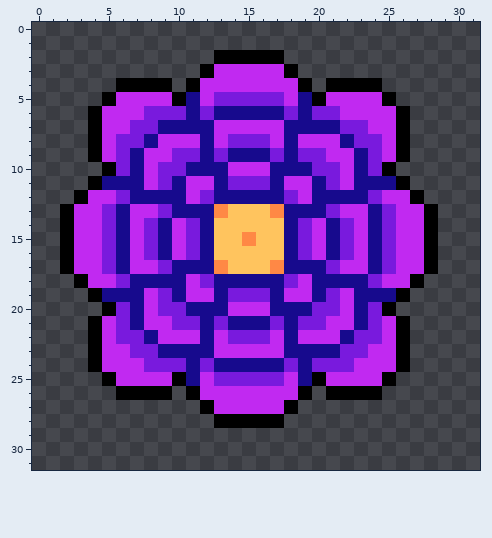
Two states of a pixel-art sprite, public/images/flower1purple.png. Above: the version before the commit.
The file is 32x32 pixels.
Now the later version:
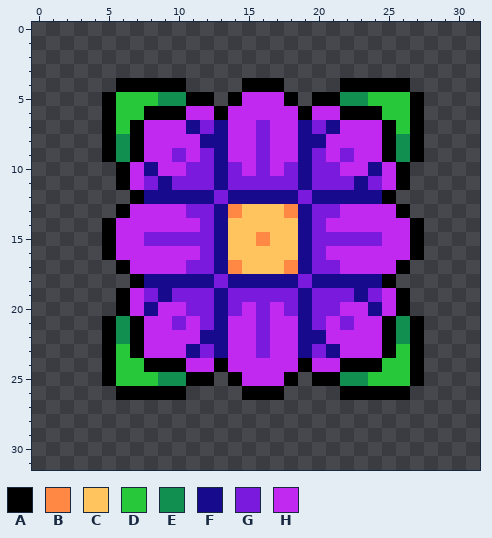
Palette (. is transparent): A #000000  B #ff8845  C #ffc45e  D #27c93a  E #118f51  F #170a8d  G #791add  H #c129f1
Edits made:
Changed rows in their new state; - is an unchanged pixel.
first column x 2:
 2 -----------.....-----------
 3 ----------.......----------
 4 --------A....AAA..-.---AA--
 5 ----DDDEEAA.AHHHA.-AEEDDDA-
 6 --.ADDAAAHHAHHHHHAHHAAADDA-
 7 --.ADAHHH-GF--G-H-G-HH-ADA-
 8 --.AEAH----FHH--HFF-HHHAEA-
 9 --.AEA---HGFHHGHHF--GHHAEA-
10 ---.AHFHHGG-G-GHG----HFHA--
11 --..AHGFGGG----GGFG-G-GH---
12 -....A---FFG----FG----FA..-
13 ....A--HHGGFB--CB-G---HHA..
14 ...AH-HH-HGF----CFGHH-HH-A.
15 ...AH--GG-GF-CB-CFGG-GGH-A.
16 ...AH-HH-HGF----CFGHH-HH-A.
17 ....A--HHGGFB--CB-G---HHA..
18 -....A---FFG----FG----FA..-
19 --..AHGFGGG----GGFG-G-GH---
20 ---.AHFHHGG-G-GHG----HFHA--
21 --.AEA---HGFHHGHHF--GHHAEA-
22 --.AEAH----FHH--HFF-HHHAEA-
23 --.ADAHHH-GF--G-H-G-HH-ADA-
24 --.ADDAAAHHAHHHHHAHHAAADDA-
25 ----DDDEEAA.AHHHA.-AEEDDDA-
26 --------A....AAA..-.---AA--
27 ----------.......----------
28 -----------.....-----------
